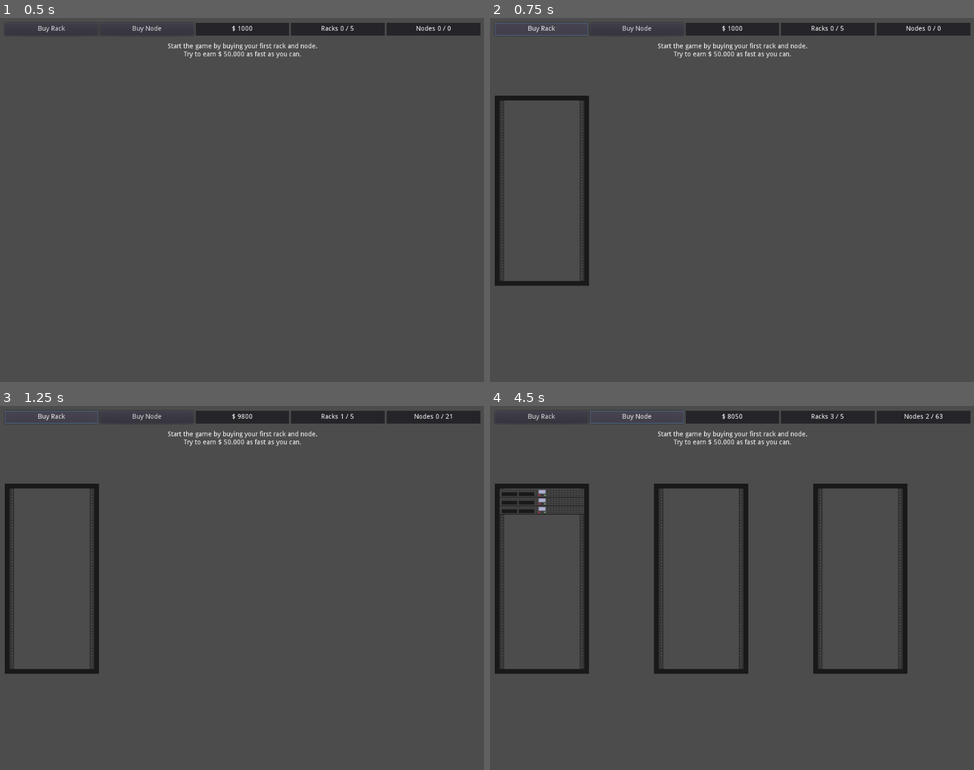
Above: before the commit, frames 1-4 (two rows, left to right).
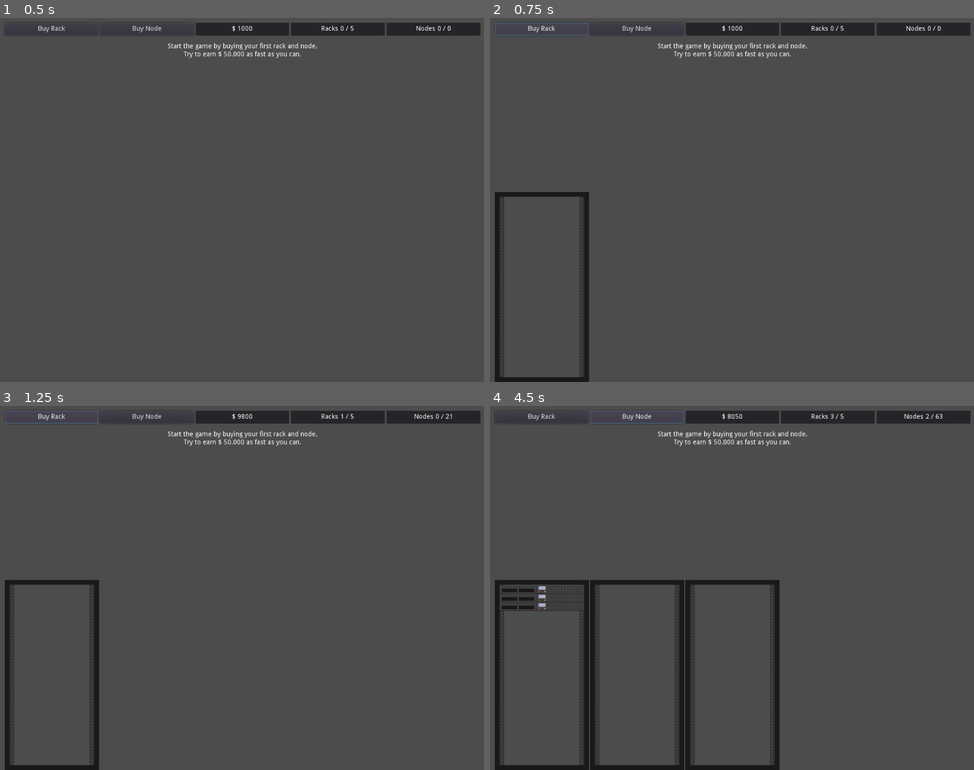
Above: after the commit, the same moments.

Repository: KjarrigansGames/DC_Tycoon
Game: Godot game, scene res://Game.tscn
The game is run twice, just before and just after one commit, with the same random seed, the same clock (stepped at 60 frames per second) and the same inputs.
Inputs:
- Up to frame 1 (0.5 s): no input
- Up to frame 2 (0.75 s): click "Buy Rack" at 0.5 s
- Up to frame 3 (1.25 s): no input
- Up to frame 4 (4.5 s): click "Buy Node" at 1.25 s; click "Buy Rack" at 2 s; click "Buy Node" at 2.75 s; click "Buy Rack" at 3.5 s; click "Buy Node" at 4.25 s

Frame 1 is identical in both runs. In frame 2, 2.6% of the frame differs, in the area x 1-21%, y 21-100%; in frame 3, 2.6%; in frame 4, 12%, in the area x 1-87%, y 21-100%.

Commit message:
Rework rack placement logic

Diff:
--- a/Game.gd
+++ b/Game.gd
@@ -44,6 +44,13 @@
 	return enough
 
 func add_rack(rack):
+	rack.anchor_left = 0.0
+	rack.anchor_bottom = 0.0
+	rack.anchor_right = 0.0
+	rack.anchor_top = 0.0
+	rack.margin_top = $Datacenter.rect_size.y - rack.height()
+	rack.margin_left = (racks.size() * (rack.width() + 2)) + 10
+	rack.margin_right = rack.width()
 	racks.append(rack)
 	$Datacenter.add_child(rack)
 
--- a/Game.tscn
+++ b/Game.tscn
@@ -3,26 +3,23 @@
 [ext_resource path="res://Game.gd" type="Script" id=1]
 [ext_resource path="res://HUD.tscn" type="PackedScene" id=2]
 
-[node name="Game" type="Node"]
+[node name="Game" type="Node" index="0"]
 
 script = ExtResource( 1 )
 
 [node name="HUD" parent="." index="0" instance=ExtResource( 2 )]
 
-[node name="Datacenter" type="HBoxContainer" parent="." index="1"]
+[node name="Datacenter" type="Control" parent="." index="1"]
 
 anchor_left = 0.0
 anchor_top = 0.0
-anchor_right = 0.0
-anchor_bottom = 0.0
-margin_left = 10.0
-margin_top = 164.0
-margin_right = 1014.0
-margin_bottom = 758.0
+anchor_right = 1.0
+anchor_bottom = 1.0
+margin_top = 150.0
 rect_pivot_offset = Vector2( 0, 0 )
 rect_clip_content = false
-mouse_filter = 1
+mouse_filter = 0
 mouse_default_cursor_shape = 0
 size_flags_horizontal = 1
 size_flags_vertical = 1
-alignment = 0
+_sections_unfolded = [ "Anchor", "Margin" ]
--- a/Rack.gd
+++ b/Rack.gd
@@ -13,3 +13,9 @@
 
 func cost():
 	return 200
+
+func height():
+	return max_nodes * 18.0 + 23
+
+func width():
+	return 199
--- a/Rack.tscn
+++ b/Rack.tscn
@@ -3,7 +3,7 @@
 [ext_resource path="res://Rack.gd" type="Script" id=1]
 [ext_resource path="res://Assets/Rack_A.png" type="Texture" id=2]
 
-[node name="Rack" type="MarginContainer" index="0"]
+[node name="Rack" type="MarginContainer"]
 
 anchor_left = 0.0
 anchor_top = 0.0
